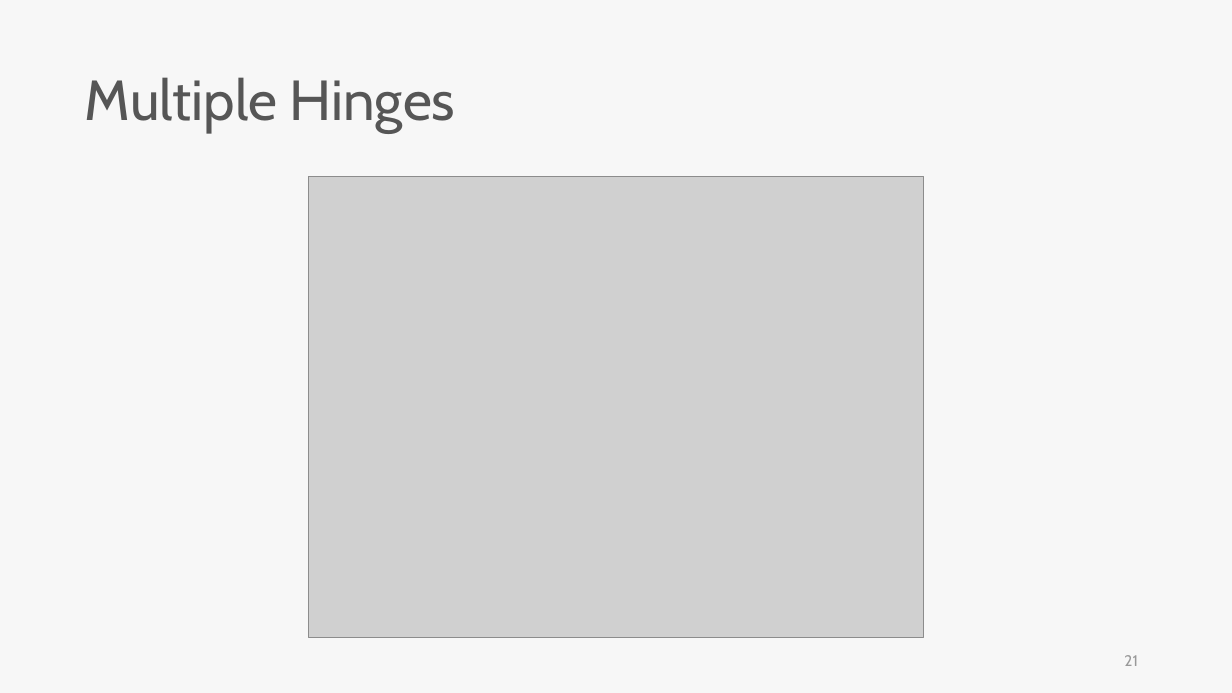
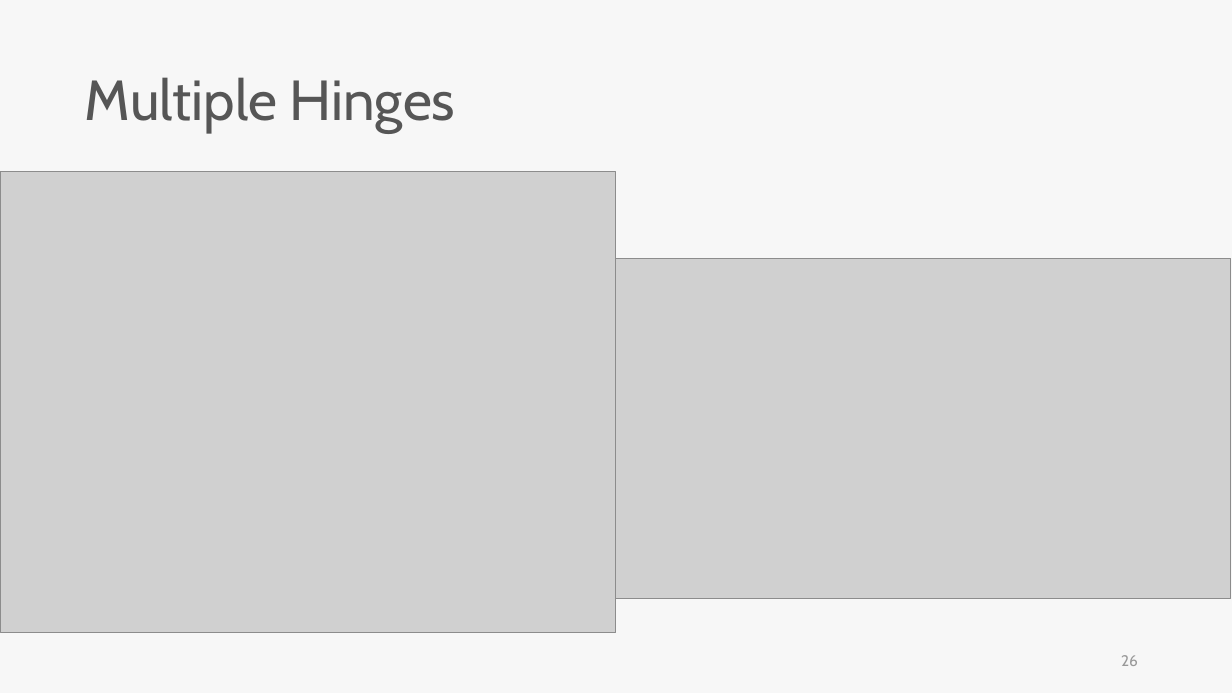
Before and after one commit to skyran1278/thesis, a slide deck: slide 26 of Meeting/20190516 Meeting/20190516 Meeting.pptx (slide 21 before the commit). Drawn at 1232x693 pixels with LibreOffice and Linux fonts; fonts in the diff are those of the drawing; grey boxes stand for pictures. Boxes give left, top, right and bottom in pixels: in the first picture for what was removed or moved away, otherwise in the second. Text is boxed around its words. In the diff, an @@ line names an element or a change of style, - is before the commit and + after.

```diff
--- a/Meeting/20190516 Meeting/20190516 Meeting.pptx
+++ b/Meeting/20190516 Meeting/20190516 Meeting.pptx
@@ picture moved from (x1=308, y1=177, x2=924, y2=638) to (x1=0, y1=172, x2=616, y2=633) @@
@@ picture added at (x1=616, y1=258, x2=1232, y2=599) @@
@@ page number at (x1=1121, y1=655, x2=1138, y2=666): text changed @@
-21
+26
```
Also in this commit, not shown: 8 other slides changed, 10 slides added, 4 slides removed.
